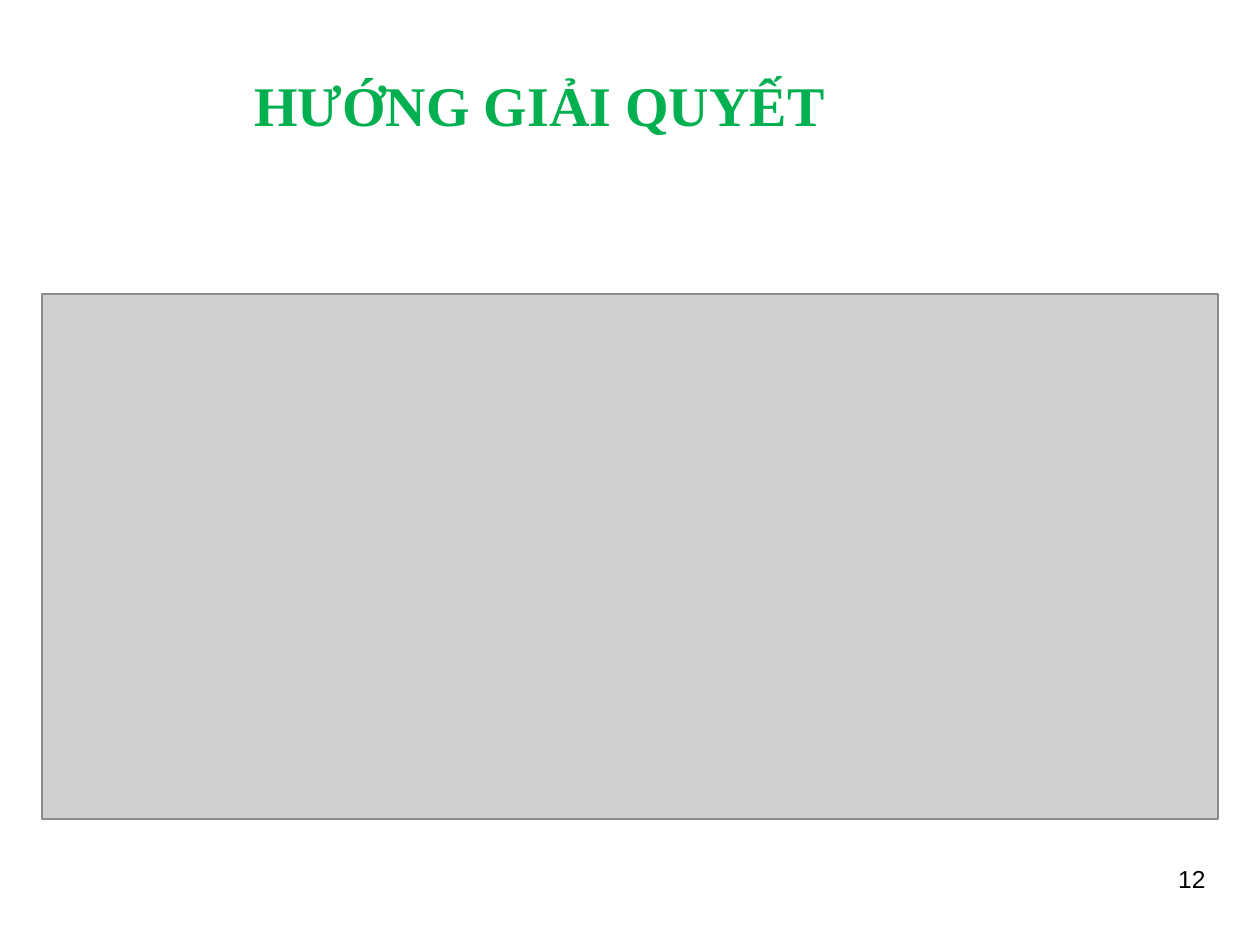
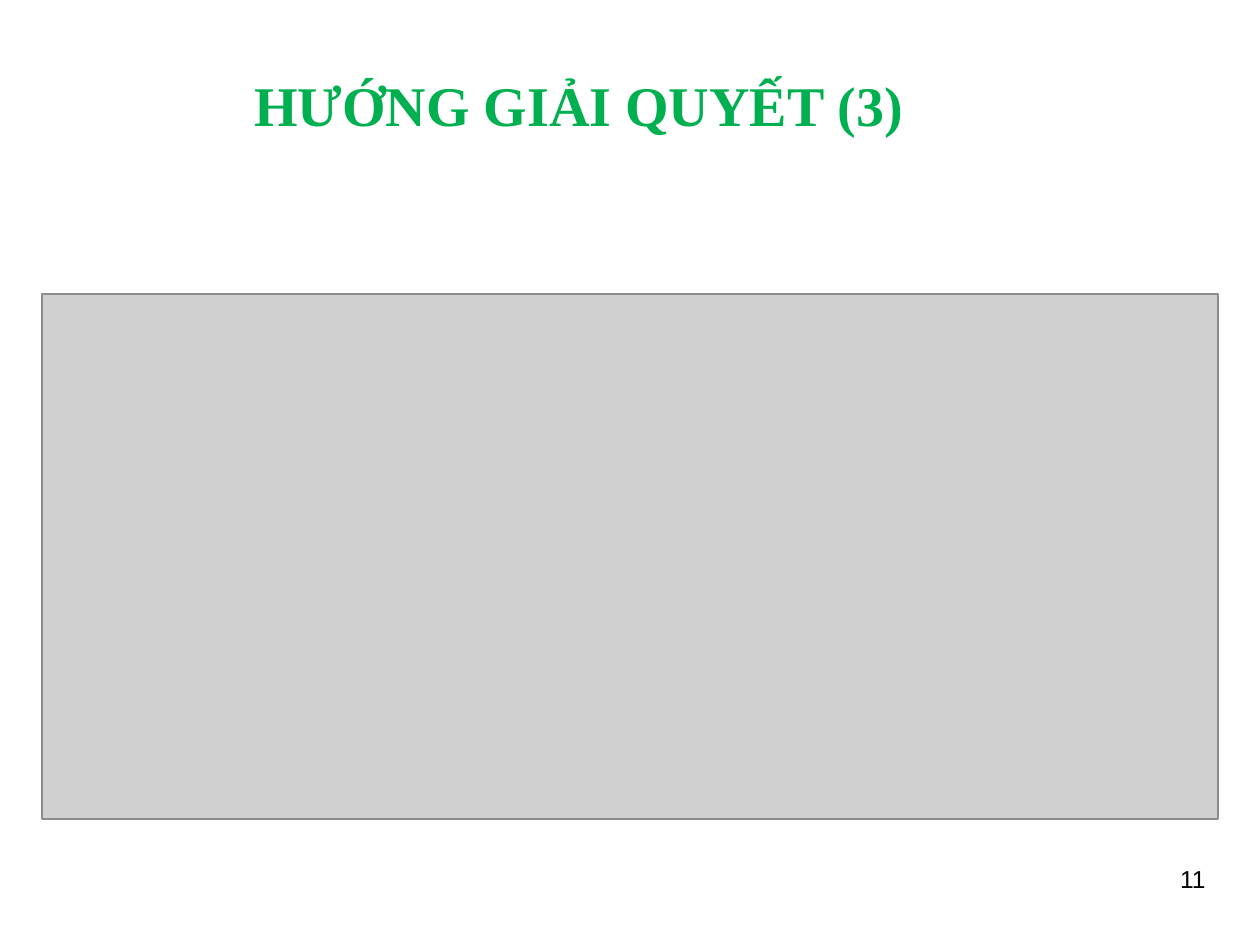
Before and after one commit to ngthuc/graduation-thesis, a slide deck: slide 11 of DOCUMENTS/documentations/Slide_HethongQuanlyProfileVienchucKhoaCNTT-TT_LeNguyenThucB1400731.ppt (slide 12 before the commit). Drawn at 1260x945 pixels with LibreOffice and Linux fonts; fonts in the diff are those of the drawing; grey boxes stand for pictures; background and template pictures are left out. Boxes give left, top, right and bottom in pixels: in the first picture for what was removed or moved away, otherwise in the second. Text is boxed around its words. In the diff, an @@ line names an element or a change of style, - is before the commit and + after.

```diff
--- a/DOCUMENTS/documentations/Slide_HethongQuanlyProfileVienchucKhoaCNTT-TT_LeNguyenThucB1400731.ppt
+++ b/DOCUMENTS/documentations/Slide_HethongQuanlyProfileVienchucKhoaCNTT-TT_LeNguyenThucB1400731.ppt
@@ title at bbox=[254, 82, 903, 136]: text changed @@
-HƯỚNG GIẢI QUYẾT
+HƯỚNG GIẢI QUYẾT (3)
@@ page number at bbox=[1180, 871, 1205, 888]: text changed @@
-12
+11
```
Also in this commit, not shown: 10 other slides changed, 2 slides added.
